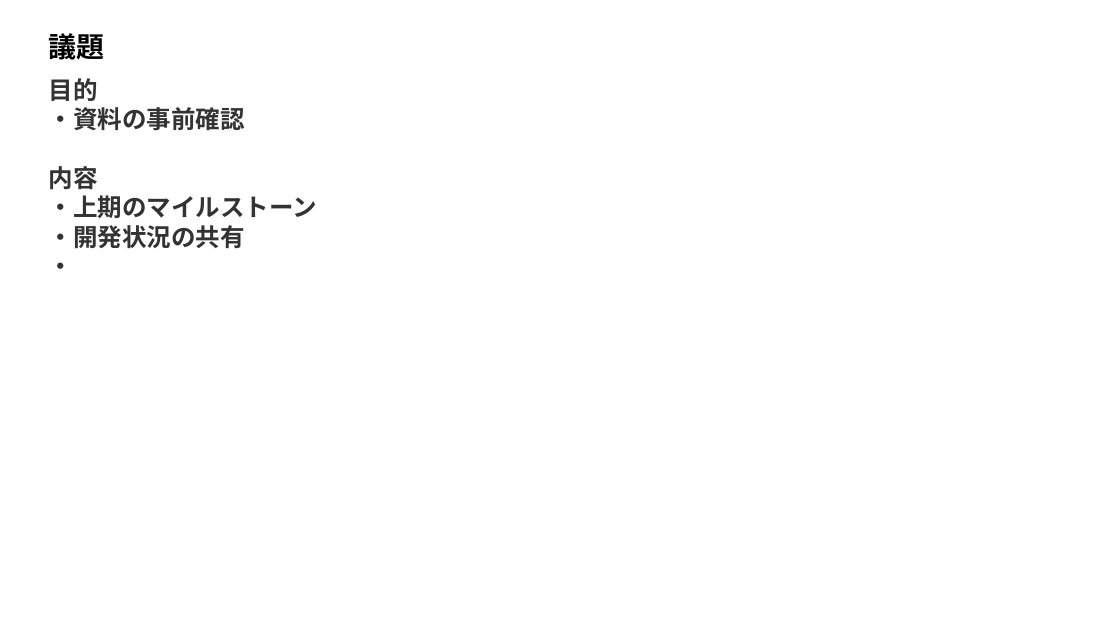
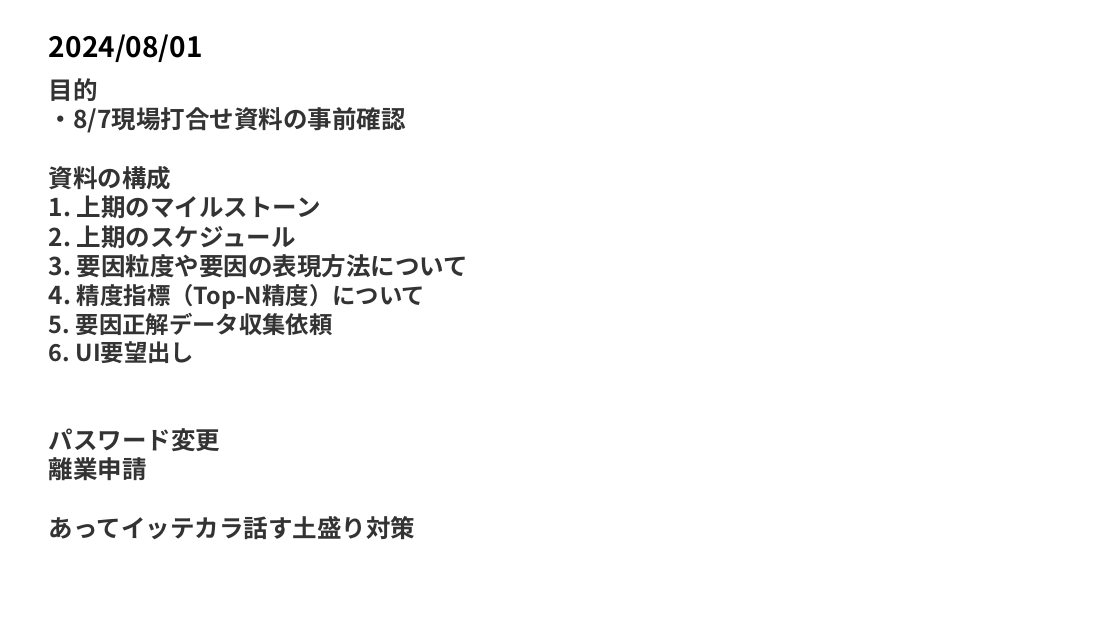
Before and after one commit to okayuuki/taiko, a slide deck: slide 1 of 20240305.pptx. Drawn at 1120x630 pixels with LibreOffice and Linux fonts; fonts in the diff are those of the drawing; background and template pictures are left out. Boxes give left, top, right and bottom in pixels: in the first picture for what was removed or moved away, otherwise in the second. Text is boxed around its words. In the diff, an @@ line names an element or a change of style, - is before the commit and + after.

```diff
--- a/20240305.pptx
+++ b/20240305.pptx
@@ text at box(49, 34, 203, 62): text changed @@
-議題
+2024/08/01
@@ text at box(49, 107, 468, 540): text changed @@
-・資料の事前確認
-内容
-・上期のマイルストーン
-・開発状況の共有
-・
+・8/7現場打合せ資料の事前確認
+資料の構成
+1. 上期のマイルストーン
+2. 上期のスケジュール
+3. 要因粒度や要因の表現方法について
+4. 精度指標（Top-N精度）について
+5. 要因正解データ収集依頼
+6. UI要望出し
+パスワード変更
+離業申請
+あってイッテカラ話す土盛り対策
```
Also in this commit, not shown: 3 other slides changed, 2 slides added, 3 slides removed.
